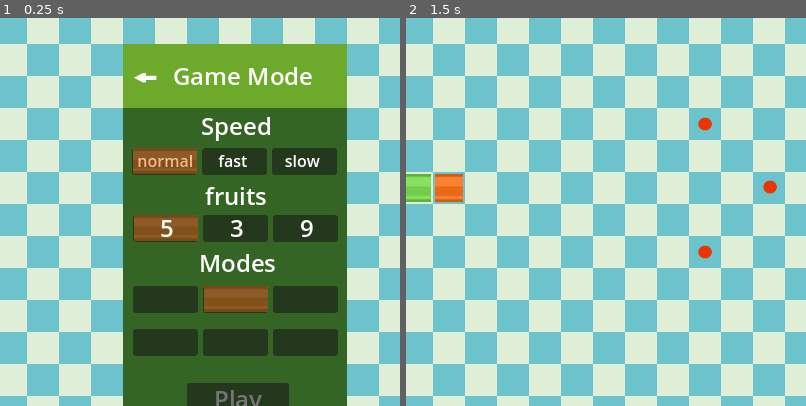
Above: before the commit, frames 1-2 (left to right).
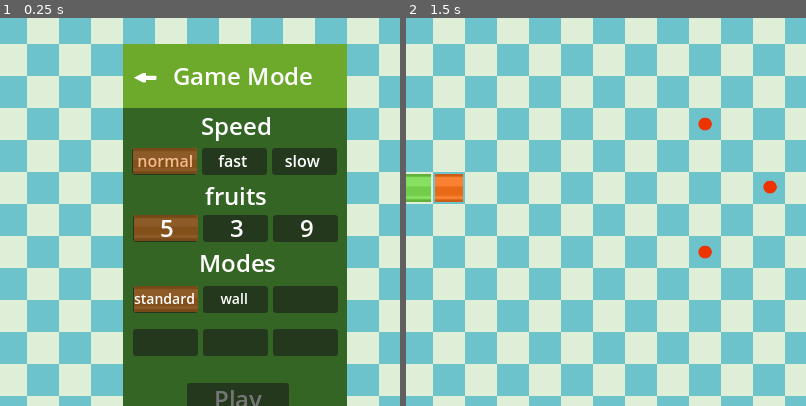
Above: after the commit, the same moments.

Repository: tales411/snake
Game: Godot game, scene res://scenes/game_mode.tscn
The game is run twice, just before and just after one commit, with the same random seed, the same clock (stepped at 60 frames per second) and the same inputs. The project has no main scene, so this scene is started directly.
Inputs (mouse positions are % of the whole screen's width and height, from its top left):
- Up to frame 1 (0.25 s): no input
- Up to frame 2 (1.5 s): click (50, 76) at 0.5 s; tap Enter (ui_accept) at 1.25 s; hold Right (ui_right) from 1.28 s (still down)
The pictures show only the part of the screen within x 21-71%, y 27-77%; the shares and areas given below are measured in that part.

The runs differ from the first frame. In frame 1, 2.1% of the frame differs, in the area x 33-67%, y 69-76%; in frame 2, nothing differs.

Commit message:
modo de jogo wall

Diff:
--- a/snake/scenes/game_mode.tscn
+++ b/snake/scenes/game_mode.tscn
@@ -516,6 +516,9 @@
 [sub_resource type="LabelSettings" id="LabelSettings_8y36d"]
 font_size = 24
 
+[sub_resource type="LabelSettings" id="LabelSettings_dsk5g"]
+font_size = 14
+
 [node name="game mode" type="Node2D"]
 script = ExtResource("1_yqtr1")
 
@@ -705,6 +708,15 @@
 position = Vector2(112, 53)
 scale = Vector2(3.53991, 1.42641)
 texture = ExtResource("4_1c5yy")
+
+[node name="Label" type="Label" parent="options/modes"]
+layout_mode = 0
+offset_left = 9.71643
+offset_top = 42.6503
+offset_right = 215.716
+offset_bottom = 120.65
+text = "standard       wall"
+label_settings = SubResource("LabelSettings_dsk5g")
 
 [connection signal="pressed" from="back" to="." method="_on_back_pressed"]
 [connection signal="pressed" from="options/speed/speed1" to="." method="_on_speed_1_pressed"]
--- /dev/null
+++ b/snake/scenes/wall.tscn
@@ -0,0 +1,20 @@
+[gd_scene load_steps=4 format=3 uid="uid://5mht000whpwq"]
+
+[ext_resource type="Texture2D" uid="uid://duul2eh6ywau2" path="res://tiles/buttonSquare_blue_pressed.png" id="1_q045c"]
+[ext_resource type="Script" path="res://scripts/wall.gd" id="1_xh3ti"]
+
+[sub_resource type="RectangleShape2D" id="RectangleShape2D_va4is"]
+size = Vector2(31.7187, 33.8651)
+
+[node name="wall" type="Area2D"]
+script = ExtResource("1_xh3ti")
+
+[node name="CollisionShape2D" type="CollisionShape2D" parent="."]
+scale = Vector2(0.5, 0.5)
+shape = SubResource("RectangleShape2D_va4is")
+
+[node name="ButtonSquareBluePressed" type="Sprite2D" parent="."]
+scale = Vector2(0.7, 0.7)
+texture = ExtResource("1_q045c")
+
+[connection signal="body_entered" from="." to="." method="_on_body_entered"]
--- a/snake/scripts/game_mode.gd
+++ b/snake/scripts/game_mode.gd
@@ -7,6 +7,7 @@
 	$"options/fruits/fruits option".position.y = 49
 	$"options/fruits/fruits option".position.x = -39
 	$options/modes/mode.position.y = 53
+	$options/modes/mode.position.x = 42
 
 func _process(delta: float) -> void:
 
--- a/snake/scripts/main.gd
+++ b/snake/scripts/main.gd
@@ -2,6 +2,7 @@
 
 
 var fruit_scene = preload("res://scenes/fruit.tscn")
+var wall_scene = preload("res://scenes/wall.tscn")
 var points = 0
 
 var high_score = 0
@@ -36,6 +37,8 @@
 		_grow()
 		_spawn_fruit()
 		_score()
+		if Global.game_mode == 2:
+			_wall_mode()
 		Global.fruit_entered = false
 
 
@@ -98,7 +101,10 @@
 		if existing_fruit.position == new_position:
 			print("Posição inválida: em cima de outra fruta")
 			return false
-
+	for existing_wall in $wall.get_children():
+		if existing_wall.position == new_position:
+			print("Posição invalida. fruta colidindo com wall")
+			return false
 	return true  # Retorna true se não houver colisão
 
 
@@ -111,6 +117,7 @@
 		# Gera uma nova posição aleatória na linha fixa
 		var random_x = (randi() % int(22) * 32) - 16 + (32 * 2)# -16 para alinhar no centro
 		var random_y = (randi() % int(19) * 32) - 16 + (32 * 5)
+		random_x = 2*32 - 16 + (32*2)
 		new_position = Vector2(random_x, random_y)
 
 		# Verifica se a posição gerada é válida
@@ -145,3 +152,36 @@
 	config.load(path)
 	Global.record = config.get_value("scores", "high_scores", Global.record)
 	$score/record.text = str(Global.record)
+
+
+func _wall_mode():
+	var valid_position = false
+	var wall = wall_scene.instantiate()
+	var new_position
+	while valid_position == false:
+		var random_x = (randi() % int(22) * 32) - 16 + (32 * 2)
+		var random_y = (randi() % int(19) * 32) - 16 + (32 * 5)
+		random_x = 2*32 - 16 + (32*2)
+		new_position = Vector2(random_x, random_y)
+		valid_position = _check_wall_position(new_position)
+
+
+	wall.position = new_position
+	$wall.add_child(wall)
+
+func _check_wall_position(new_position):
+	for i in range(Global.snake_body.size() - 1, -1, -1):
+		# Verifica se a nova posição coincide com a posição do corpo da cobra
+		if Global.snake_body[i].position == new_position:
+			print("Posição inválida. Wall colidindo com o corpo da cobra.")
+			return false  # Retorna false se a posição colidir
+	for existing_wall in $wall.get_children():
+		if existing_wall.position == new_position:
+			print("Posição invalida. wall colidindo com outra wall")
+			return false
+	for existing_fruit in $fruits.get_children():
+		if existing_fruit.position == new_position:
+			print("posição invalida. wall colidindo com fruta")
+			return false
+
+	return true
--- /dev/null
+++ b/snake/scripts/wall.gd
@@ -0,0 +1,6 @@
+extends Area2D
+
+
+func _on_body_entered(body: Node2D) -> void:
+	if body.name == "player":
+		get_tree().change_scene_to_file("res://scenes/home_menu.tscn")
Not shown: 1 places in snake/scenes/game_mode.tscn that only renumber resources
Binary file added: snake/tiles/buttonSquare_blue_pressed.png
Not shown, added: snake/tiles/buttonSquare_blue_pressed.png.import
